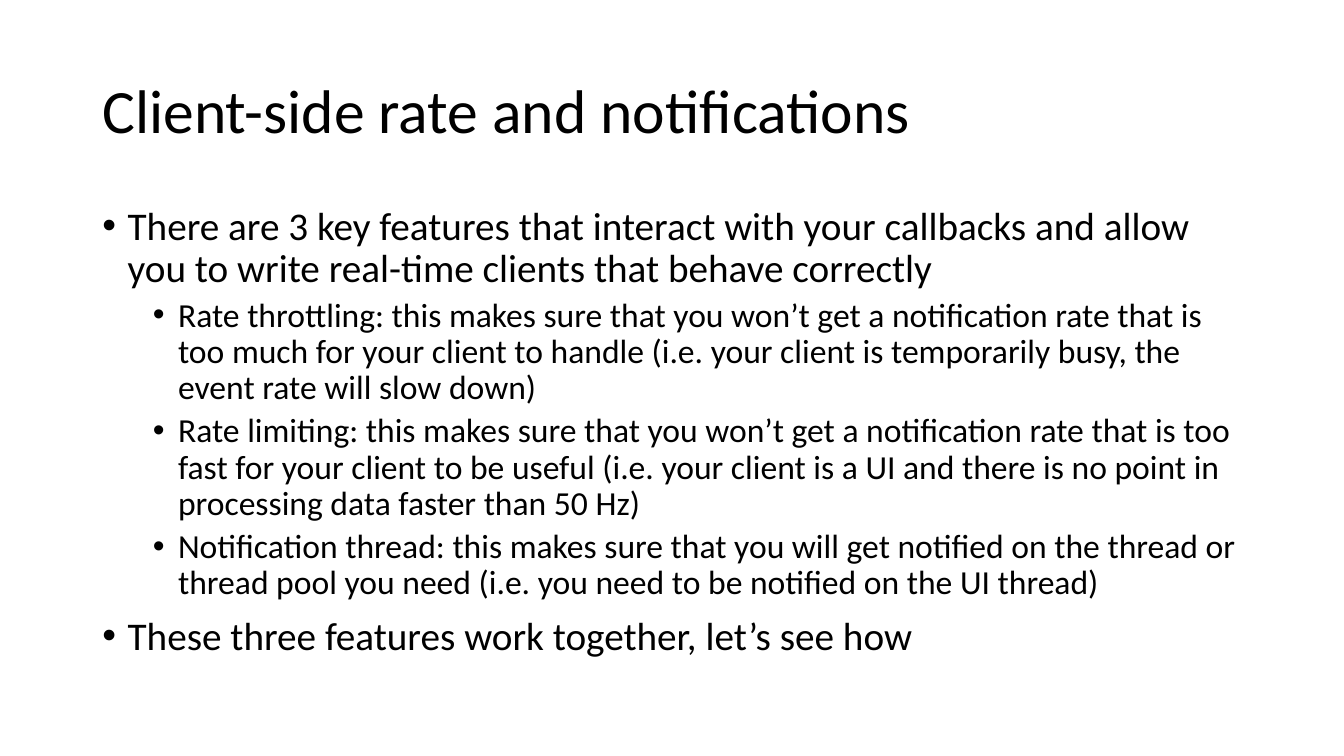
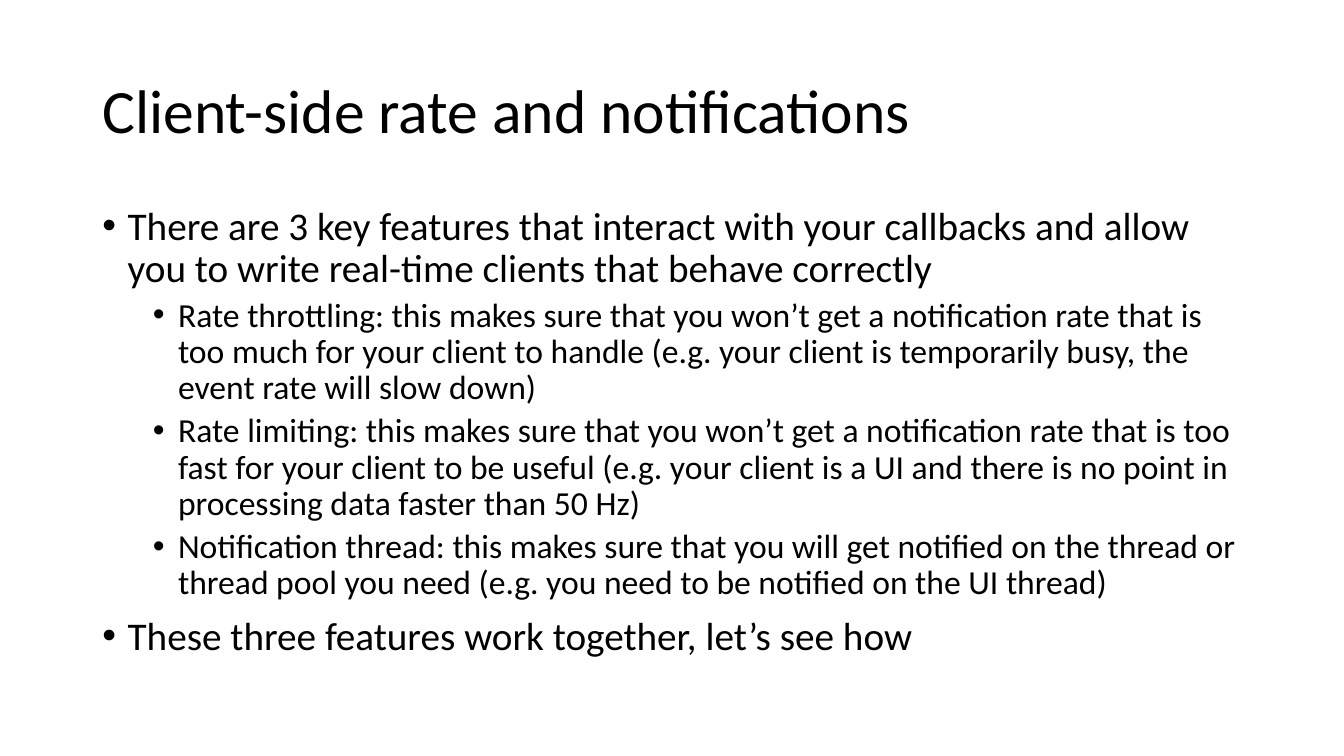
Before and after one commit to shroffk/epics-java-resources, a slide deck: slide 26 of EPICS-GPClient.pptx. Drawn at 1344x756 pixels with LibreOffice and Linux fonts; fonts in the diff are those of the drawing. Boxes give left, top, right and bottom in pixels: in the first picture for what was removed or moved away, otherwise in the second. Text is boxed around its words. In the diff, an @@ line names an element or a change of style, - is before the commit and + after.

Commit message:
Updating slides

```diff
--- a/EPICS-GPClient.pptx
+++ b/EPICS-GPClient.pptx
@@ text at [178, 303, 1235, 600]: text changed @@
-  • Rate throttling: this makes sure that you won’t get a notification rate that is too much for your client to handle (i.e. your client is temporarily busy, the event rate will slow down)
-  • Rate limiting: this makes sure that you won’t get a notification rate that is too fast for your client to be useful (i.e. your client is a UI and there is no point in processing data faster than 50 Hz)
-  • Notification thread: this makes sure that you will get notified on the thread or thread pool you need (i.e. you need to be notified on the UI thread)
+  • Rate throttling: this makes sure that you won’t get a notification rate that is too much for your client to handle (e.g. your client is temporarily busy, the event rate will slow down)
+  • Rate limiting: this makes sure that you won’t get a notification rate that is too fast for your client to be useful (e.g. your client is a UI and there is no point in processing data faster than 50 Hz)
+  • Notification thread: this makes sure that you will get notified on the thread or thread pool you need (e.g. you need to be notified on the UI thread)
```
Also in this commit, not shown: 9 other slides changed.
